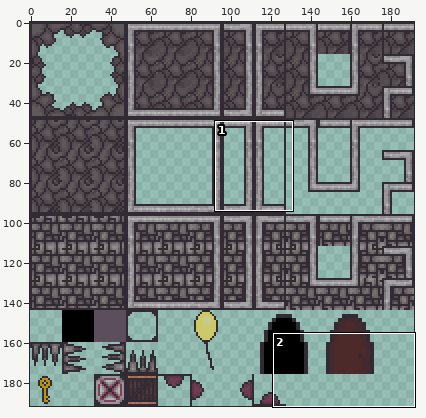
File history of a sprite sheet, Assets/Sprites/tilemap.png. The picture above shows the old version from afar; the outline marks the close-up.
Close-up. As it was:
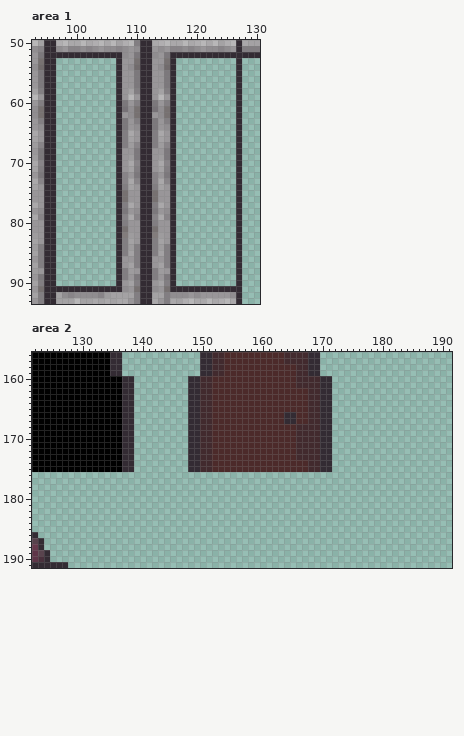
The file is 192x192 pixels. Colours within 5 levels of each other are drawn and written as one. Shown: area 1: x 93..130, y 50..93; area 2: x 122..191, y 156..191.
New version:
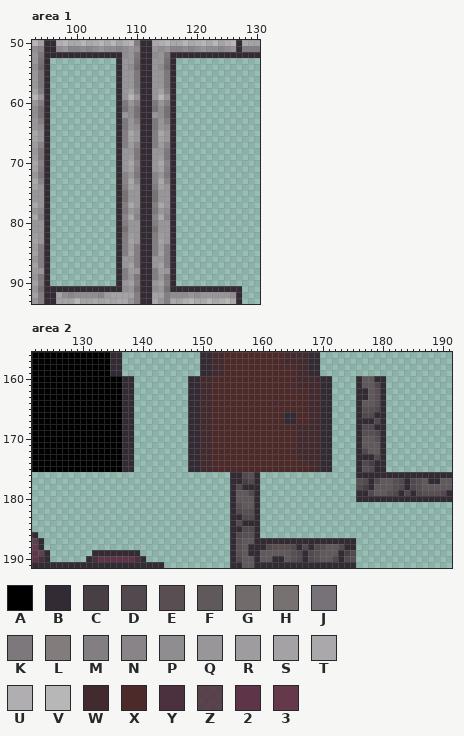
Palette (. is transparent): A #000000  B #332b33  C #483f45  D #52494e  E #594f53  F #60595c  G #716b6c  H #777171  J #777277  K #7c787c  L #827c7c  M #827e82  N #888488  P #908d90  Q #999699  R #9e9c9e  S #a4a2a4  T #aaa8aa  U #b0aeb0  V #b8b7b8  W #422a2e  X #4c2a2a  Y #4a313d  Z #50323fdf  2 #5e3548  3 #643749fb
Change:
Changed rows in their new state; - is an unchanged pixel.
Area 1:
first column x 96:
53 .------------------------------.
54 .------------------------------.
55 .------------------------------.
56 .------------------------------.
57 .------------------------------.
58 .------------------------------.
59 .------------------------------.
60 .------------------------------.
61 .------------------------------.
62 .------------------------------.
63 .------------------------------.
64 .------------------------------.
65 .------------------------------.
66 .------------------------------.
67 .------------------------------.
68 .------------------------------.
69 .------------------------------.
70 .------------------------------.
71 .------------------------------.
72 .------------------------------.
73 .------------------------------.
74 .------------------------------.
75 .------------------------------.
76 .------------------------------.
77 .------------------------------.
78 .------------------------------.
79 .------------------------------.
80 .------------------------------.
81 .------------------------------.
82 .------------------------------.
83 .------------------------------.
84 .------------------------------.
85 .------------------------------.
86 .------------------------------.
87 .------------------------------.
88 .------------------------------.
89 .------------------------------.
90 .------------------------------.
Area 2:
first column x 128:
160 ------------------------------------------------BFFBB-----------
161 ------------------------------------------------BFFDB-----------
162 ------------------------------------------------BBFEB-----------
163 ------------------------------------------------BBFEB-----------
164 ------------------------------------------------BFFEB-----------
165 ------------------------------------------------BEEDB-----------
166 ------------------------------------------------BDDBB-----------
167 ------------------------------------------------BBBDB-----------
168 ------------------------------------------------BDDBB-----------
169 ------------------------------------------------BEEDB-----------
170 ------------------------------------------------BFFEB-----------
171 ------------------------------------------------BFFFB-----------
172 ------------------------------------------------BDFFB-----------
173 ------------------------------------------------BBBDB-----------
174 ------------------------------------------------BDCBB-----------
175 ------------------------------------------------BEDBB-----------
176 ---------------------------BBDEB----------------BBBBBBBBBBBBBBBB
177 ---------------------------BBCDB----------------EDBDFFEDBDEFBBFF
178 ---------------------------BDBBB----------------DCBFFFEDBDEFFFFF
179 ---------------------------BFFDB----------------BBDFFEDBDBDEEEDB
180 ---------------------------BFFFB----------------BBBBBBBBBBBBBBBB
181 ---------------------------BEFFB--------------------------------
182 ---------------------------BDEEB--------------------------------
183 ---------------------------BBDDB--------------------------------
184 ---------------------------BDBBB--------------------------------
185 ---------------------------BBDDB--------------------------------
186 ---------------------------BDEEB--------------------------------
187 ---------------------------BEFFBBBBBBBBBBBBBBBBB----------------
188 ---------------------------BEFBBBDEEEDBDBDEFFDBB----------------
189 ----BBBBBBBB---------------BEFBBFFFFFEDBDEFFFBCD----------------
190 ---BY222222YB--------------BDFFBFFBBFEDBDEFFDBDE----------------
191 BBBBBBBBBBBBBBBB-----------BBFFBBBBBBBBBBBBBBBBB----------------
Changed places in both close-ups, as pixel boxes (x1, y1, x2, y2):
erased: (50, 58, 56, 286)
erased: (236, 58, 242, 286)
added: (356, 376, 452, 502)
added: (230, 472, 356, 568)
added: (68, 550, 164, 568)
